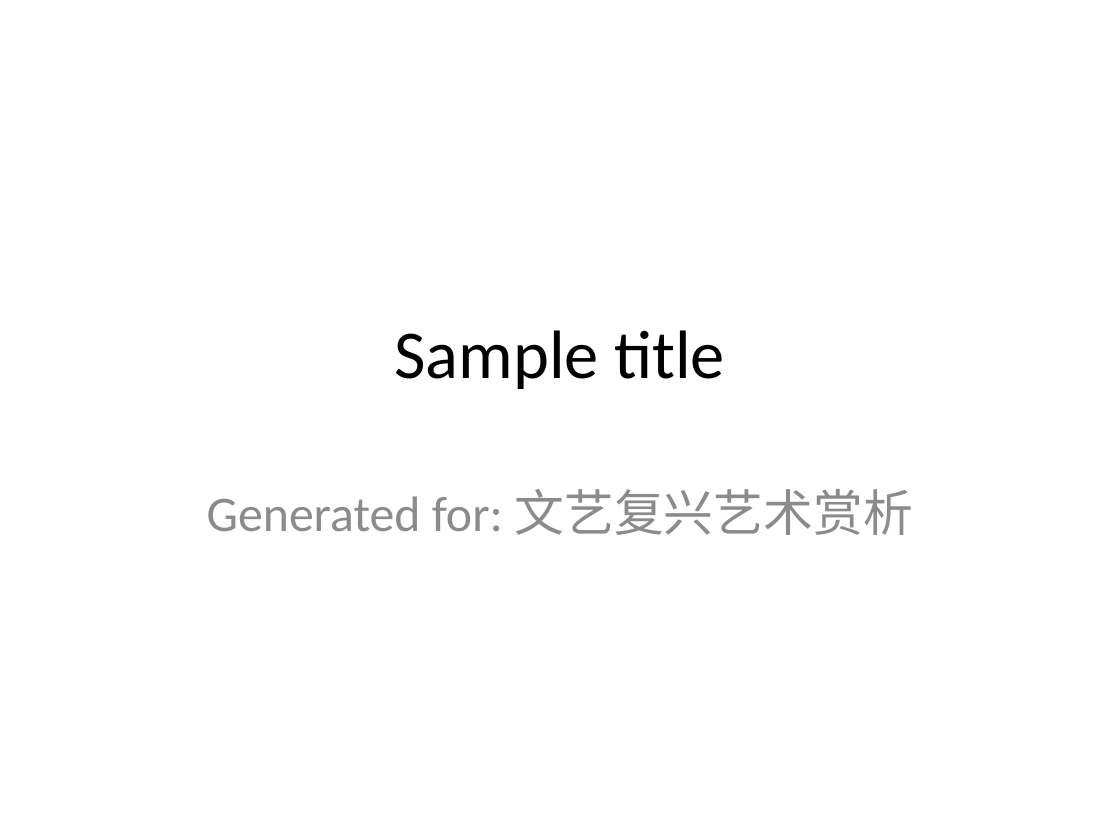
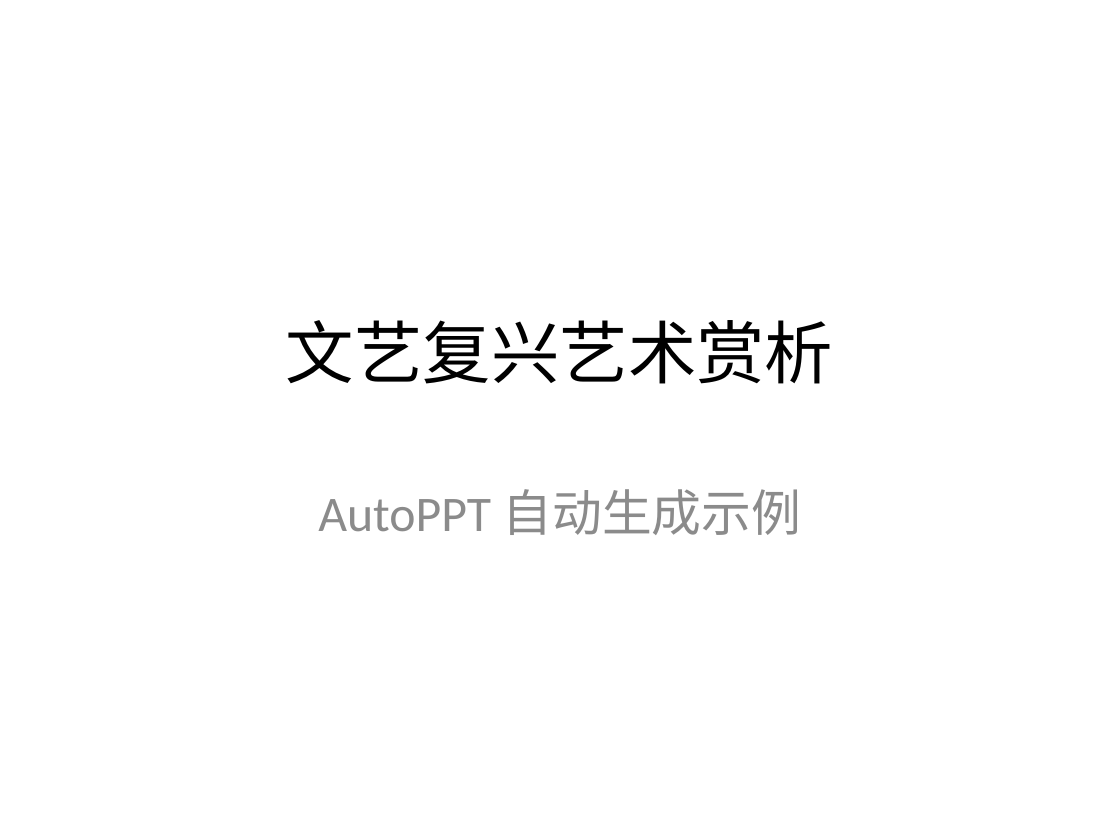
Before and after one commit to yeasy/AutoPPT, a slide deck: slide 1 of samples/cn_art.pptx. Drawn at 1120x840 pixels with LibreOffice and Linux fonts; fonts in the diff are those of the drawing. Boxes give left, top, right and bottom in pixels: in the first picture for what was removed or moved away, otherwise in the second. Text is boxed around its words. In the diff, an @@ line names an element or a change of style, - is before the commit and + after.

```diff
--- a/samples/cn_art.pptx
+++ b/samples/cn_art.pptx
@@ title at [286,320,833,384]: text changed @@
-Sample title
+文艺复兴艺术赏析
@@ subtitle at [318,489,802,535]: text changed @@
-Generated for: 文艺复兴艺术赏析
+AutoPPT 自动生成示例
```
Also in this commit, not shown: 3 slides added, 4 slides removed, 7 other files.
